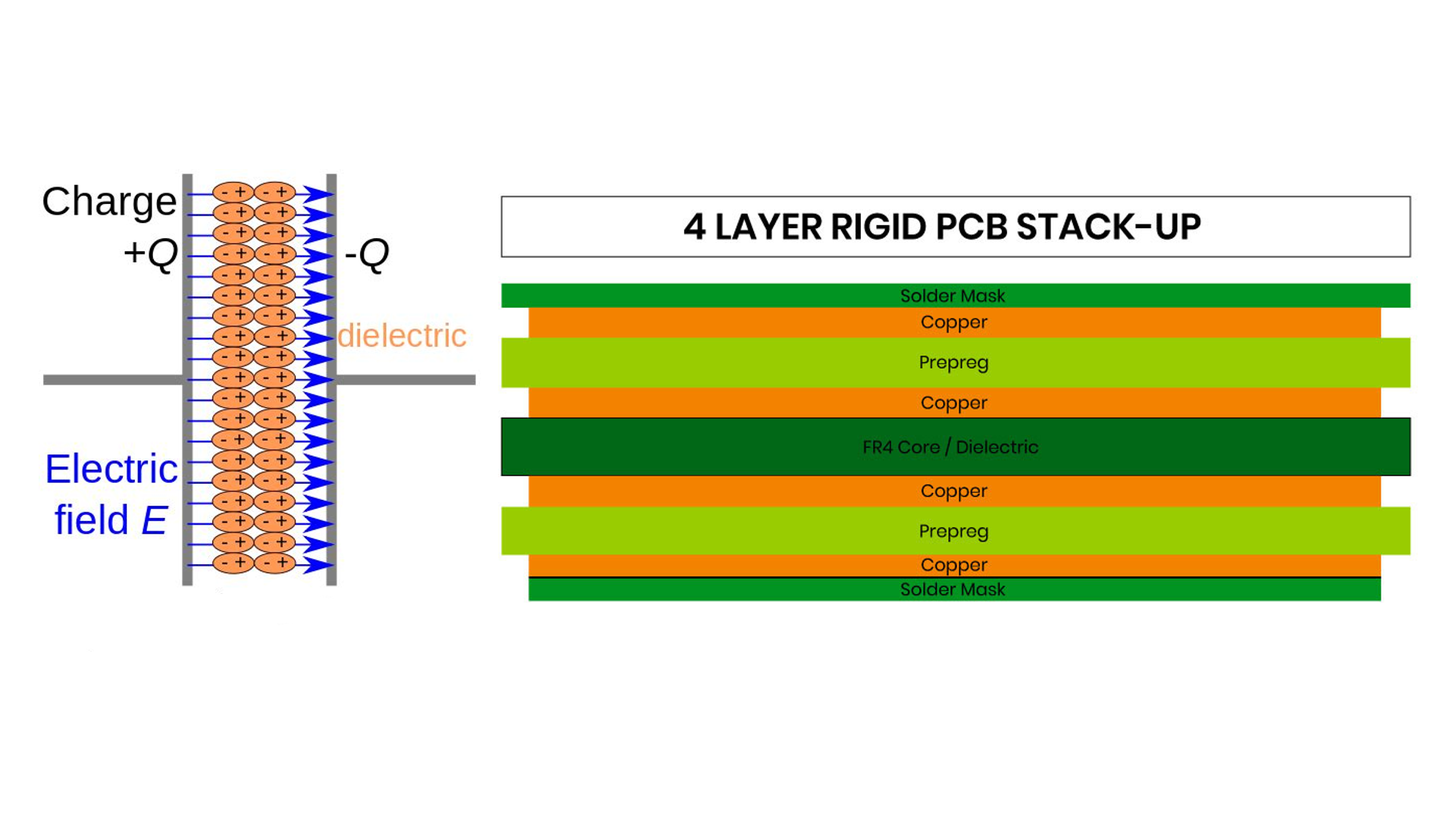
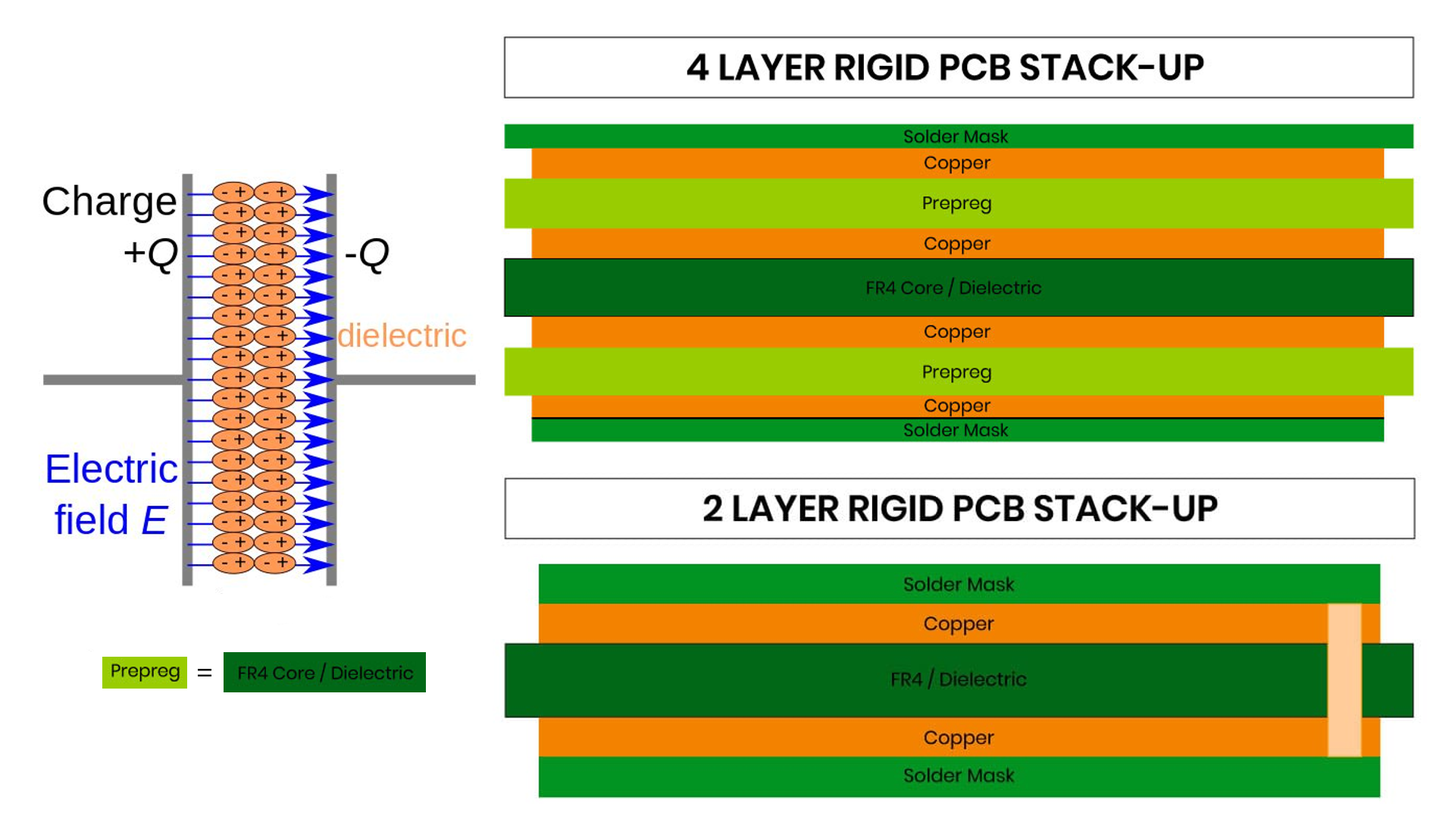
Layered file, before and after one edit (1455×819). Changes by layer:
added layer "Paint Layer 1 (pasted)" (1st of 5) above "Paint Layer 1 (pasted)" over [197, 651, 426, 693]
added layer "Paint Layer 1 (pasted)" (2nd of 5) above "Paint Layer 1" over [102, 651, 243, 693]
painted on "Paint Layer 1 (pasted)" (3rd of 5) over [102, 651, 426, 693]
added layer "Paint Layer 1 (pasted)" (4th of 5) above "Paint Layer 1 (pasted)" over [493, 388, 1422, 804]
painted on "Paint Layer 1 (pasted)" (5th of 5) over [497, 33, 1422, 631]
